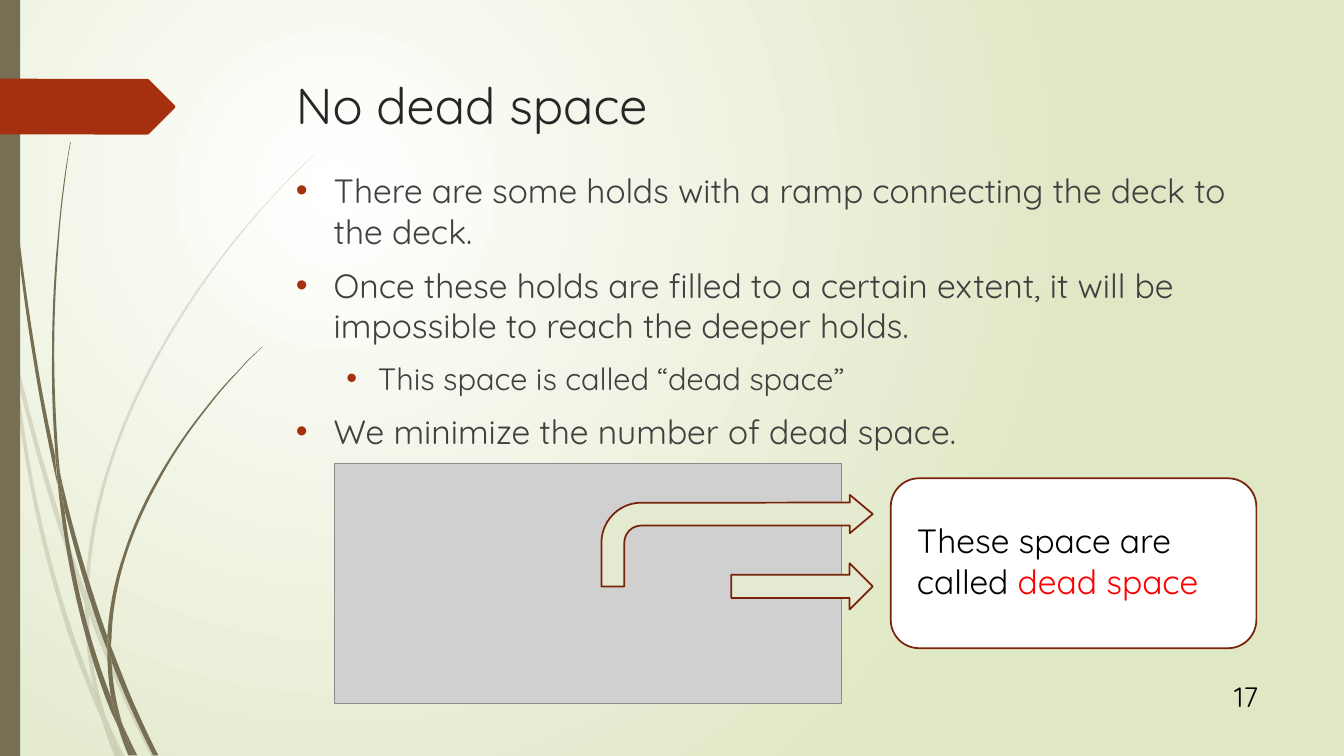
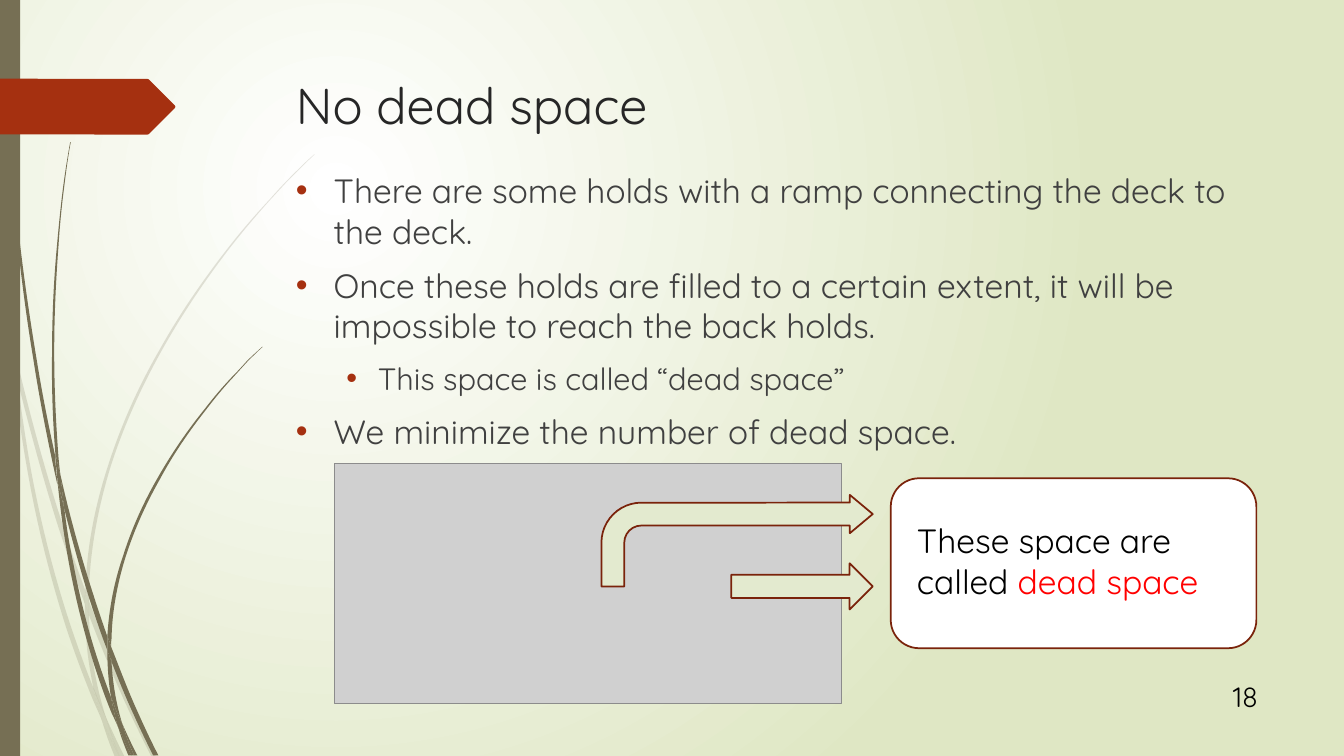
Before and after one commit to r-kurosu/kline_new, a slide deck: slide 18 of 竹田.pptx (slide 17 before the commit). Drawn at 1344x756 pixels with LibreOffice and Linux fonts; fonts in the diff are those of the drawing; grey boxes stand for pictures. Boxes give left, top, right and bottom in pixels: in the first picture for what was removed or moved away, otherwise in the second. Text is boxed around its words. In the diff, an @@ line names an element or a change of style, - is before the commit and + after.

```diff
--- a/竹田.pptx
+++ b/竹田.pptx
@@ text at bbox=[334, 273, 1174, 345]: text changed @@
-• Once these holds are filled to a certain extent, it will be impossible to reach the deeper holds.
+• Once these holds are filled to a certain extent, it will be impossible to reach the back holds.
@@ page number at bbox=[1233, 687, 1258, 707]: text changed @@
-17
+18
```
Also in this commit, not shown: 3 other slides changed, 1 slide added, 1 other file.
